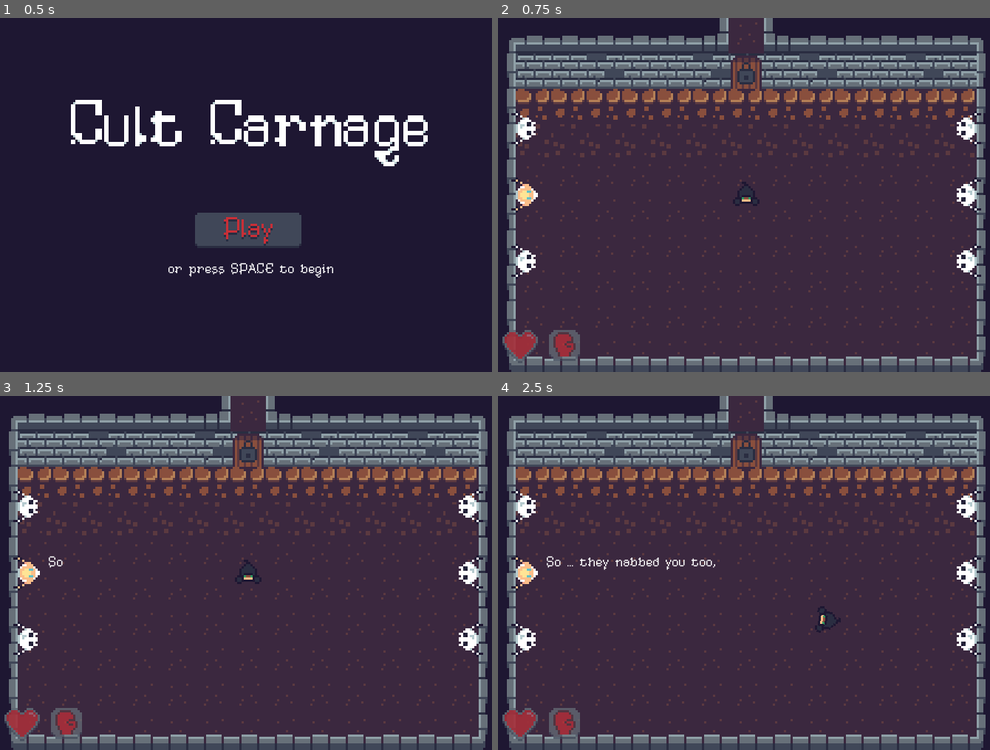
Above: before the commit, frames 1-4 (two rows, left to right).
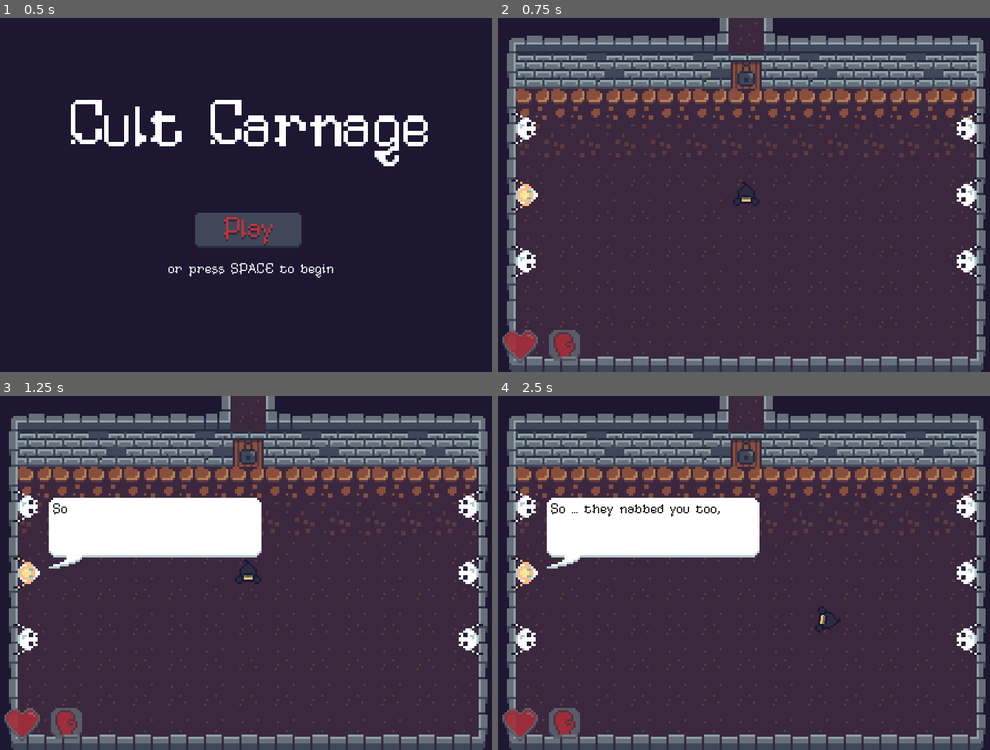
Above: after the commit, the same moments.

Repository: RustyMonky/Cult-Carnage
Game: Godot game, scene res://levels/title/title.tscn
The game is run twice, just before and just after one commit, with the same random seed, the same clock (stepped at 60 frames per second) and the same inputs.
Inputs (mouse positions are in pixels of both pictures, inside the frame that each line leads up to):
- Up to frame 1 (0.5 s): no input
- Up to frame 2 (0.75 s): click (744, 230) at 0.5 s
- Up to frame 3 (1.25 s): no input
- Up to frame 4 (2.5 s): move the mouse to (862, 555) at 1.27 s; hold D (player_right) 1.28-2.03 s; hold Space (player_attack) 1.28-2.03 s; move the mouse to (640, 590) at 2.02 s; hold S (player_down) from 2.03 s (still down); tap Space (player_attack) at 2.1 s

Frame 1 is identical in both runs. In frame 2, 0.2% of the frame differs, in the area x 47-54%, y 10-20%; in frame 3, 7.6%; in frame 4, 7.9%, in the area x 9-54%, y 10-50%.

Commit message:
Updates door sprite; Implements basic prisoner speech bubbl

Diff:
--- a/levels/tutorial/tutorial.gd
+++ b/levels/tutorial/tutorial.gd
@@ -2,7 +2,8 @@
 
 onready var cultistSpeech = $ui/cultistSpeech
 onready var door = $door
-onready var prisonerSpeech = $ui/prisonerSpeech
+onready var prisonerSpeech = $ui/prisonerSpeechBubble/prisonerSpeech
+onready var prisonerSpeechBubble = $ui/prisonerSpeechBubble
 onready var prisonerTextTimer = $prisonerTextTimer
 
 var cultist
@@ -33,6 +34,7 @@
 		textToSpeak = []
 		textIndex = 0
 		prisonerSpeech.set_bbcode("")
+		prisonerSpeechBubble.hide()
 
 		# The insructions are complete -- spawn our first cultist
 		spawnCultist = true
@@ -58,6 +60,7 @@
 	]
 	prisonerSpeech.set_bbcode(textToSpeak[textIndex])
 	prisonerTextTimer.start()
+	prisonerSpeechBubble.show()
 
 # Timer for revealing speech characters
 func _on_textTimer_timeout():
--- a/levels/tutorial/tutorial.tscn
+++ b/levels/tutorial/tutorial.tscn
@@ -7,6 +7,7 @@
 [ext_resource path="res://assets/actors/npc/prisoner/prisoner-bones.png" type="Texture" id=5]
 [ext_resource path="res://assets/fonts/spectre-varaints/label-8pt.tres" type="DynamicFont" id=6]
 [ext_resource path="res://entities/props/door.tscn" type="PackedScene" id=7]
+[ext_resource path="res://assets/gui/speech/prisoner-speech.png" type="Texture" id=8]
 
 [sub_resource type="CircleShape2D" id=1]
 radius = 6.10778
@@ -120,15 +121,28 @@
 "_edit_use_anchors_": false
 }
 
-[node name="prisonerSpeech" type="RichTextLabel" parent="ui"]
+[node name="prisonerSpeechBubble" type="TextureRect" parent="ui"]
+visible = false
 margin_left = 30.0
-margin_top = 72.0
+margin_top = 45.8067
 margin_right = 126.0
-margin_bottom = 96.0
+margin_bottom = 77.8067
+texture = ExtResource( 8 )
+stretch_mode = 5
+__meta__ = {
+"_edit_use_anchors_": false
+}
+
+[node name="prisonerSpeech" type="RichTextLabel" parent="ui/prisonerSpeechBubble"]
+margin_left = 2.0
+margin_top = 2.0
+margin_right = 94.0
+margin_bottom = 24.0
 rect_min_size = Vector2( 48, 0 )
 custom_fonts/italics_font = ExtResource( 6 )
 custom_fonts/bold_font = ExtResource( 6 )
 custom_fonts/normal_font = ExtResource( 6 )
+custom_colors/default_color = Color( 0, 0, 0, 1 )
 bbcode_enabled = true
 bbcode_text = "So ... they nabbed [i]you[/i] too, huh?"
 text = "So ... they nabbed you too, huh?"
Binary file added: assets/gui/speech/prisoner-speech.png
Not shown, added: assets/gui/speech/prisoner-speech.png.import
Binary file changed: assets/levels/props/door.png
Binary file changed: assets/levels/tiles/tiles.png
Not shown: 1 places in levels/tutorial/tutorial.tscn that only renumber resources
